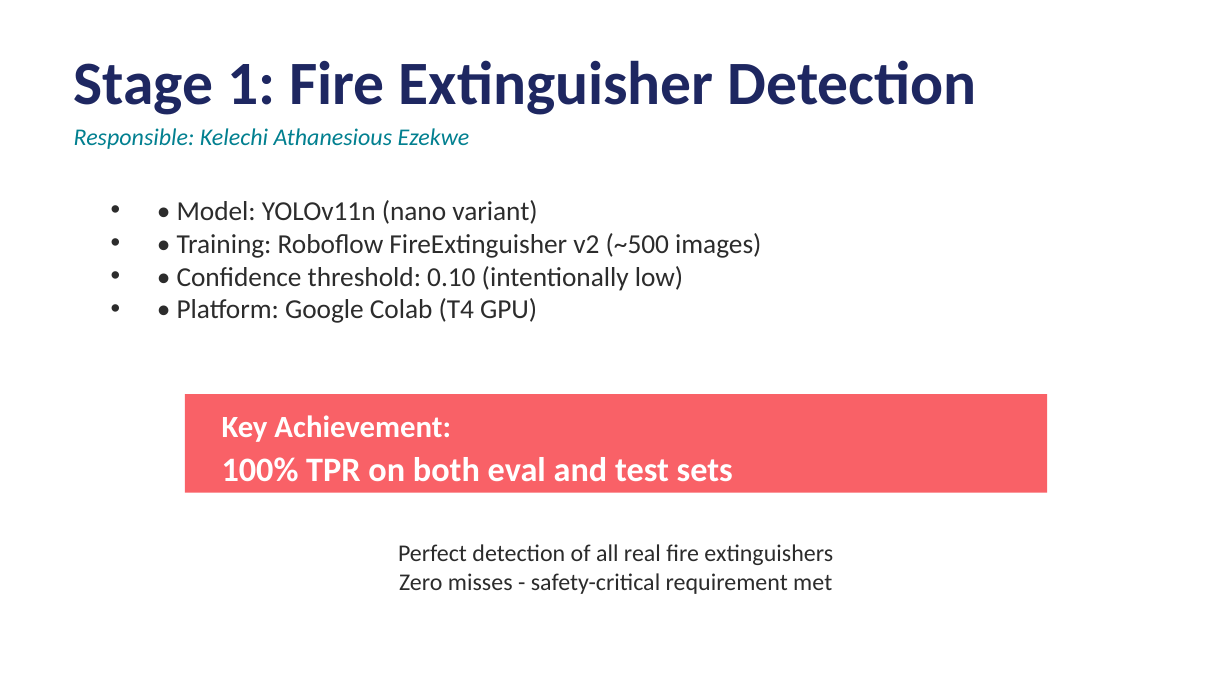
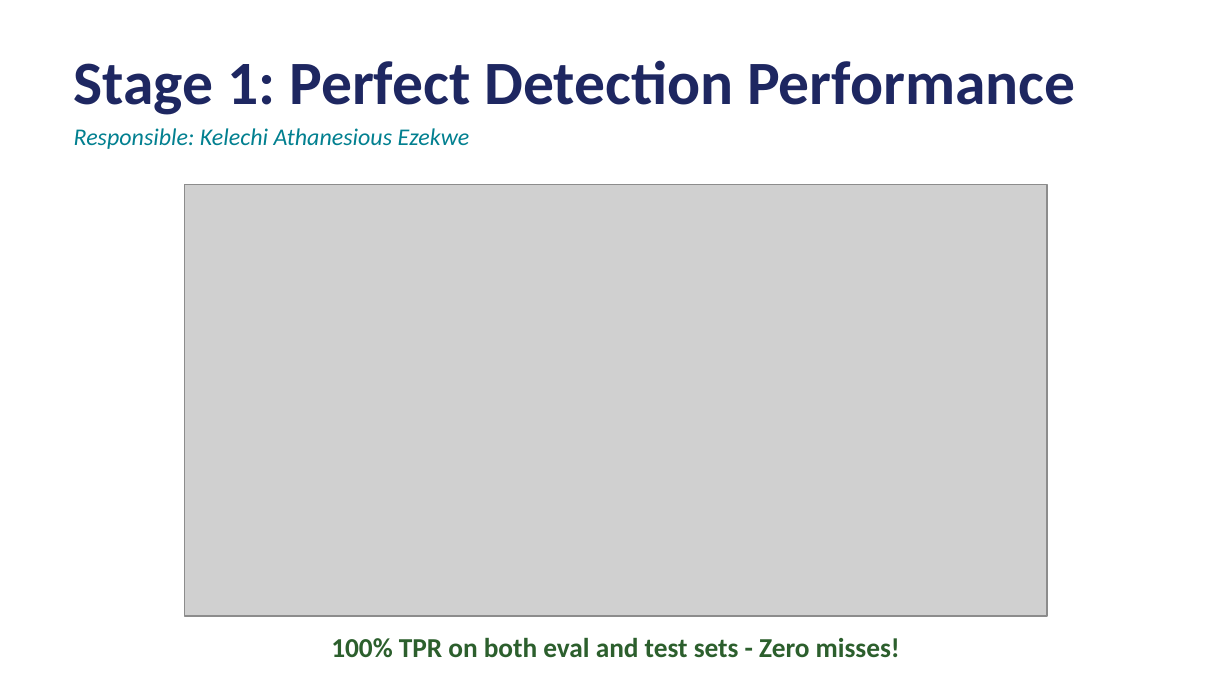
Before and after one commit to ThaniJames/R7020E_Group_7_Object-Detection-and-Localization, a slide deck: slide 4 of Fire_Extinguisher_Detection_Presentation.pptx. Drawn at 1232x693 pixels with LibreOffice and Linux fonts; fonts in the diff are those of the drawing; grey boxes stand for pictures. Boxes give left, top, right and bottom in pixels: in the first picture for what was removed or moved away, otherwise in the second. Text is boxed around its words. In the diff, an @@ line names an element or a change of style, - is before the commit and + after.

```diff
--- a/Fire_Extinguisher_Detection_Presentation.pptx
+++ b/Fire_Extinguisher_Detection_Presentation.pptx
@@ text at (74,60,1075,115): text changed @@
-Stage 1: Fire Extinguisher Detection
+Stage 1: Perfect Detection Performance
@@ text removed at (177,200,761,323) @@
-• • Model: YOLOv11n (nano variant)
-• • Training: Roboflow FireExtinguisher v2 (~500 images)
-• • Confidence threshold: 0.10 (intentionally low)
-• • Platform: Google Colab (T4 GPU)
@@ picture added at (185,185,1047,616) @@
@@ rectangle removed at (185,394,1047,493) @@
@@ text removed at (222,415,451,442) @@
-Key Achievement:
@@ text removed at (398,544,833,594) @@
-Perfect detection of all real fire extinguishers
-Zero misses - safety-critical requirement met
@@ text at (331,638,900,657): text changed; size 20 to 16 pt; text colour #FFFFFF to #2C5F2D @@
-100% TPR on both eval and test sets
+100% TPR on both eval and test sets - Zero misses!
```
Also in this commit, not shown: 3 other slides changed, 7 slides added, 7 slides removed.
